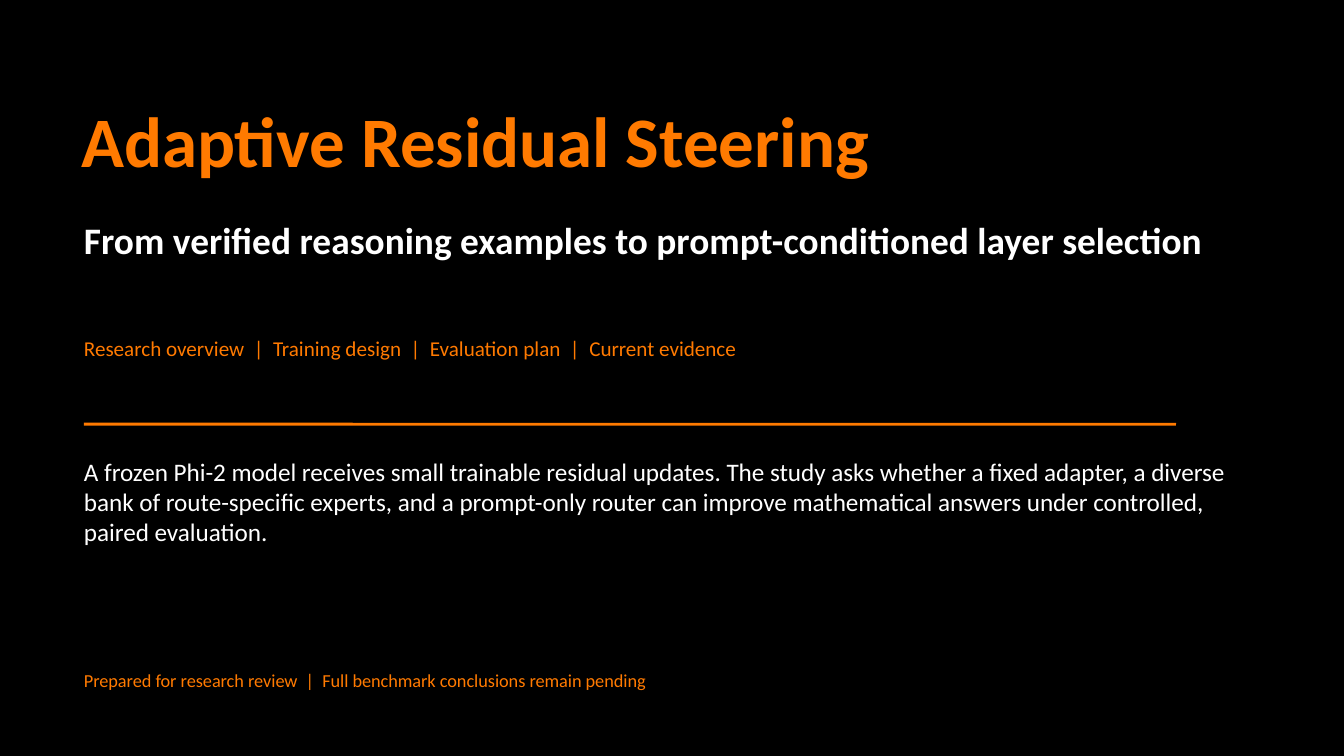
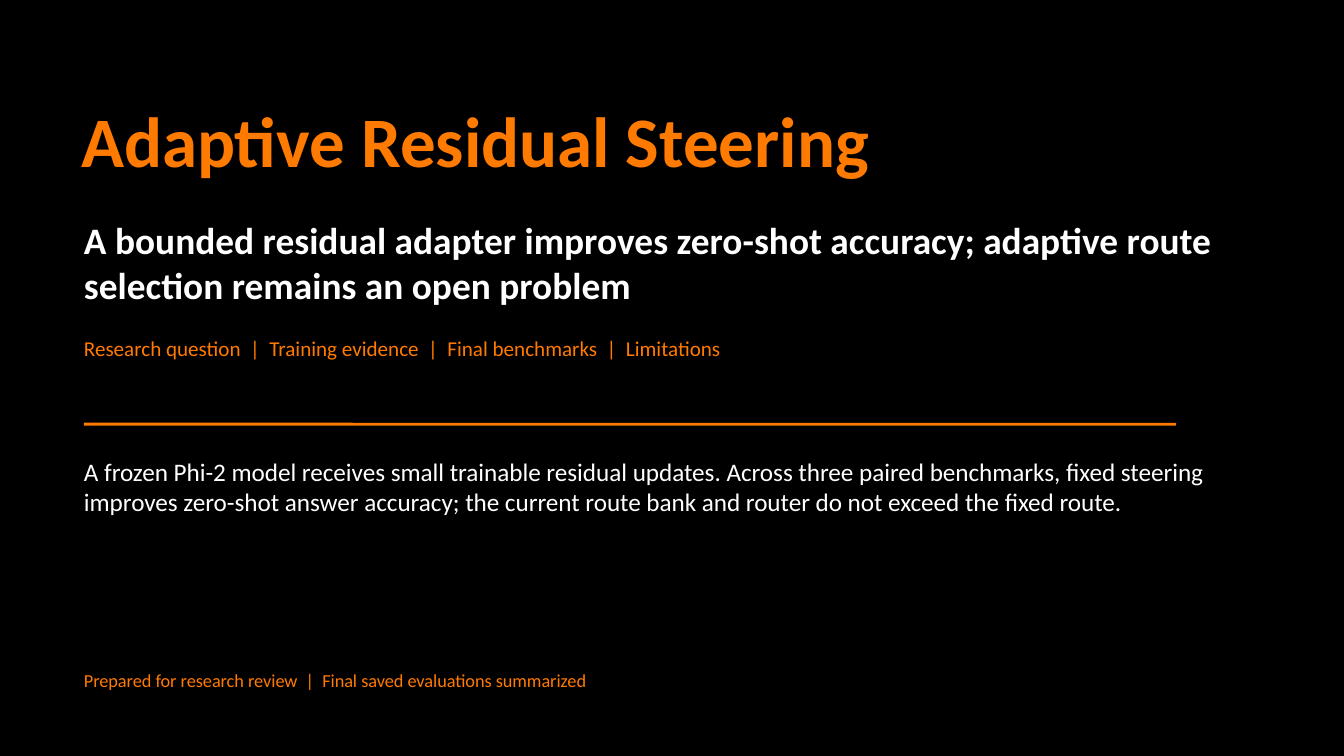
Before and after one commit to Abdullah182155/adaptive-residual-steering, a slide deck: slide 1 of ARS_Research_Presentation.pptx. Drawn at 1344x756 pixels with LibreOffice and Linux fonts; fonts in the diff are those of the drawing. Boxes give left, top, right and bottom in pixels: in the first picture for what was removed or moved away, otherwise in the second. Text is boxed around its words. In the diff, an @@ line names an element or a change of style, - is before the commit and + after.

Commit message:
docs: finalize research handoff and presentation
Record the completed benchmark evidence, release provenance, limitations, and references alongside the reviewed research deck.

```diff
--- a/ARS_Research_Presentation.pptx
+++ b/ARS_Research_Presentation.pptx
@@ text at (84,227,1211,305): text changed @@
-From verified reasoning examples to prompt-conditioned layer selection
+A bounded residual adapter improves zero-shot accuracy; adaptive route selection remains an open problem
@@ text at (84,341,720,360): text changed @@
-Research overview | Training design | Evaluation plan | Current evidence
+Research question | Training evidence | Final benchmarks | Limitations
@@ text at (84,463,1203,515): text changed @@
-A frozen Phi-2 model receives small trainable residual updates. The study asks whether a fixed adapter, a diverse bank of route-specific experts, and a prompt-only router can improve mathematical answers under controlled, paired evaluation.
+A frozen Phi-2 model receives small trainable residual updates. Across three paired benchmarks, fixed steering improves zero-shot answer accuracy; the current route bank and router do not exceed the fixed route.
@@ text at (84,674,586,690): text changed @@
-Prepared for research review | Full benchmark conclusions remain pending
+Prepared for research review | Final saved evaluations summarized
```
Also in this commit, not shown: 7 other slides changed, 15 slides added, 9 slides removed, 12 other files.
